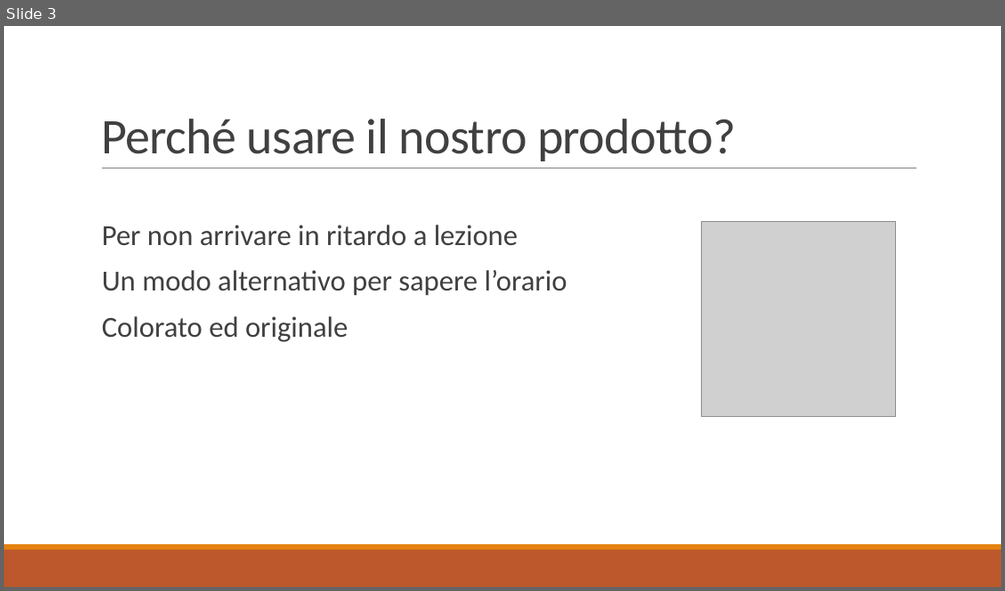
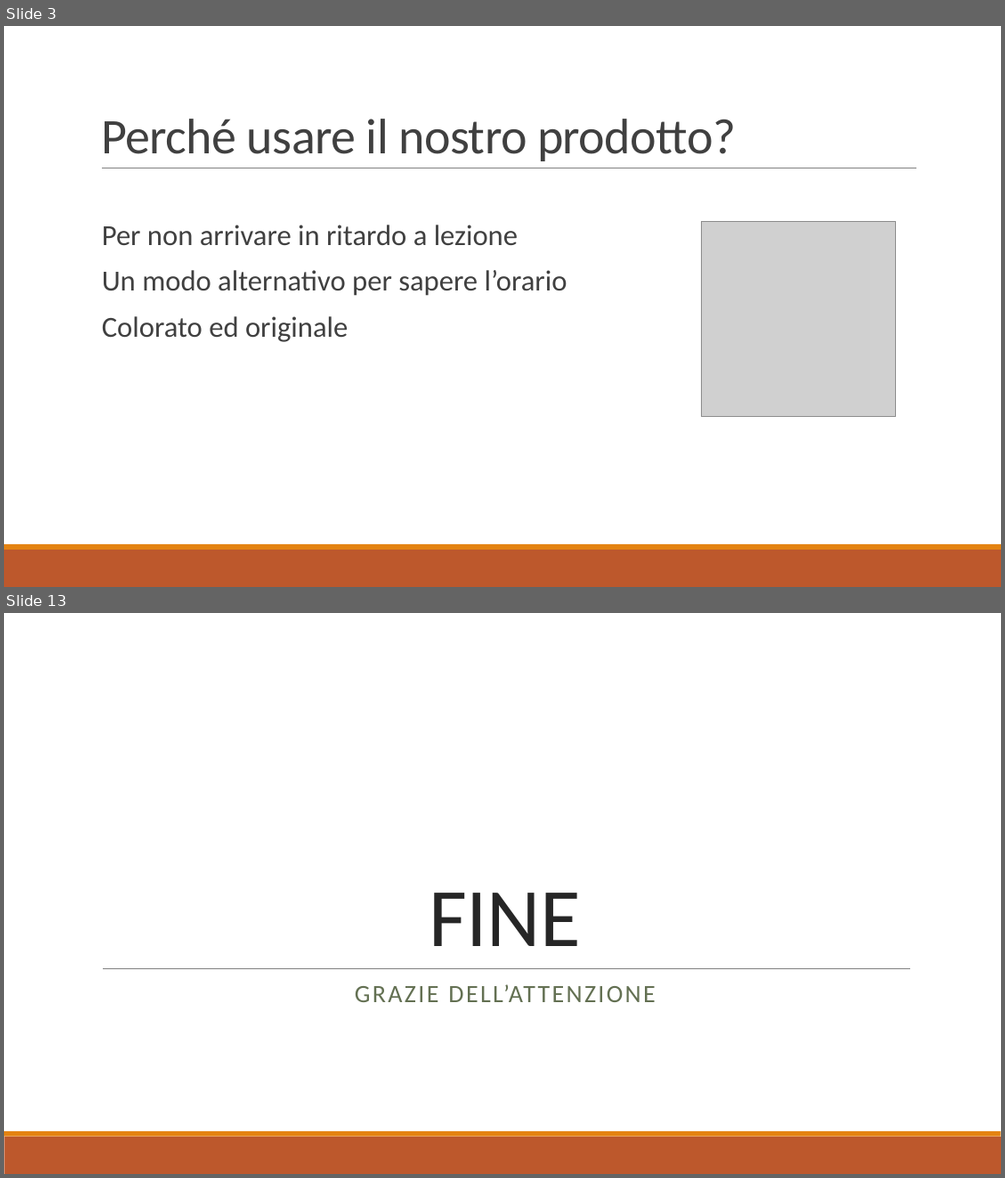
Before and after one commit to PaoloWeishaupt/Word-Clock, a slide deck: Presentazione/Presentazione_Word_Clock.pptx. Shown one above the other, each under a label of ours: slide 3 before the commit, slides 3 and 13 after it; the slides between them are not shown. The pictures are 1005x591 and 1005x1178 pixels, drawn with LibreOffice and Linux fonts; fonts in the diff are those of the drawing; grey boxes stand for pictures. Boxes give left, top, right and bottom in pixels: in the first picture for what was removed or moved away, otherwise in the second. Text is boxed around its words. In the diff, an @@ line names an element or a change of style, - is before the commit and + after.

```diff
--- a/Presentazione/Presentazione_Word_Clock.pptx
+++ b/Presentazione/Presentazione_Word_Clock.pptx
@@ slide 13 added at box(4, 613, 1001, 1174), background #FFFFFF; not listed: 2 template elements that a slide beside it also shows @@
@@ title added at box(429, 892, 582, 946), 80 pt, text #262626 @@
+FINE
@@ line added from (103, 968) to (910, 968), #808080 0.5 pt @@
@@ subtitle added at box(355, 984, 655, 1002), 24 pt, text #637052 @@
+GRAZIE DELL’ATTENZIONE
```
Also in this commit, not shown: 3 slides changed, 6 other slides added, 1 slide removed.
